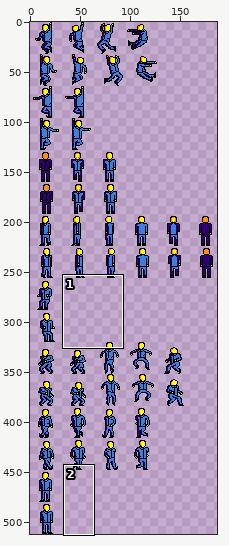
Edited in one commit: sprite sheet (textures/characters/player/Sprite 1.png). Above: a wide view before the commit, with the close-up outlined.
Close-up. Before:
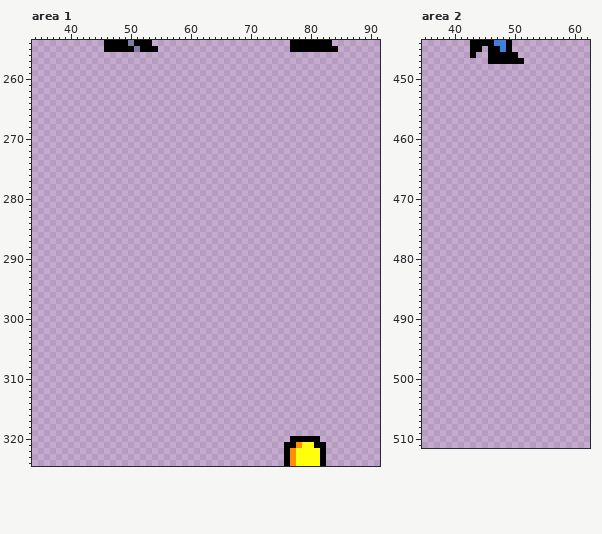
The file is 192x512 pixels. Shown: area 1: x 34..91, y 254..324; area 2: x 35..62, y 444..511. The wide view leaves out empty margins. The commit also changed other parts of the picture, which this record leaves out.
Now the later version:
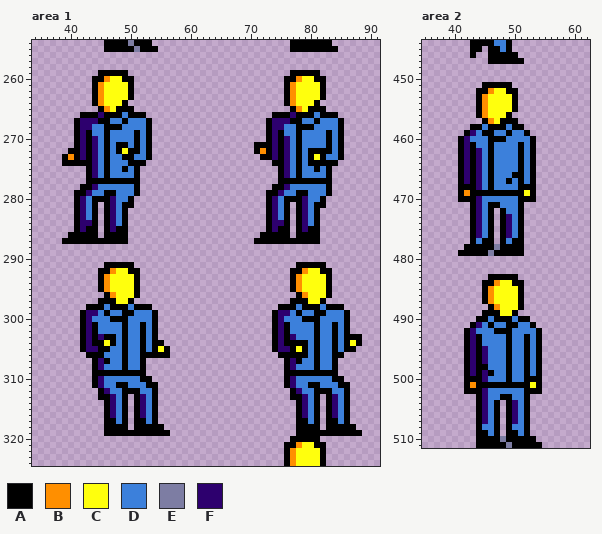
Palette (. is transparent): A #000000  B #ff8f00  C #ffff0d  D #3c80db  E #7d7da3  F #2d006e
Diff:
Changed rows in their new state; - is an unchanged pixel.
Area 1:
first column x 39:
259 ------AAAAA---------------------------AAAAA----
260 -----AABCCAA-------------------------AABCCAA---
261 -----ABCCCCA-------------------------ABCCCCA---
262 -----ABCCCCA-------------------------ABCCCCA---
263 -----ABCCCCA-------------------------ABCCCCA---
264 -----ABCCCA--------------------------ABCCCA----
265 ------ABCAAA--------------------------ABCAAA---
266 ---AAAFAAADAAA---------------------AAAFAAADAAA-
267 --AFFFAADDADDDA-------------------AFFFAADDADDDA
268 --AFFDDAAADDDDA-------------------AFFDDAAADDDDA
269 --AFADDADDDDADA-------------------AFADDADDDDADA
270 --AFAFDADDDDADA-------------------AFAFDADDDDADA
271 --AFAFDADAADADA-----------------AAAFAFDADDDDADA
272 -AAFAFDADACAADA-----------------ABAFAFDADAAAADA
273 ABAFAFDADDAADDA------------------AAFAFDADACADDA
274 AAAAAFDADDDAAA---------------------AAFDADAAAAA-
275 ----AFDADDADA-----------------------AFDADDADA--
276 ----AFDADDDDA-----------------------AFDADDDDA--
277 ----AAAAAAAAA-----------------------AAAAAAAAA--
278 ---AAFDDDDDDA----------------------AAFDDDDDDA--
279 --AAFDDAADDDA---------------------AAFDDAADDDA--
280 --AFDAAAFDDA----------------------AFDAAAFDDA---
281 --AFDA-AFDAA----------------------AFDA-AFDAA---
282 --AFDA-AFDA-----------------------AFDA-AFDA----
283 --AFDA-AFDA-----------------------AFDA-AFDA----
284 --AFFA-AFDA-----------------------AFFA-AFDA----
285 --AFAA-AFAA-----------------------AFAA-AFAA----
286 -AAAAA-AAAA----------------------AAAAA-AAAA----
287 AAAAAAAAAAA---------------------AAAAAAAAAAA----
first column x 42:
291 ----AAAAA---------------------------AAAAA------
292 ---AABCCAA-------------------------AABCCAA-----
293 ---ABCCCCA-------------------------ABCCCCA-----
294 ---ABCCCCA-------------------------ABCCCCA-----
295 ---ABCCCCA-------------------------ABCCCCA-----
296 ----ABCCCA--------------------------ABCCCA-----
297 ---AAACCA--------------------------AAACCA------
298 -AAADAAADAAA---------------------AAADAAADAAA---
299 AFFDADDAADDDA-------------------AFFDADDAADDDA--
300 AFDDDAAADDDDA-------------------AFDDDAAADDDDA--
301 AFADDDDADDADA-------------------AFADDDDADDADA--
302 AFADDDDADDADA-------------------AFADDDDADDADA--
303 AFAFAADADDADA-------------------AFAFDDDADDADAAA
304 AFAACADADDADAA------------------AFAAAADADDADACA
305 AFFAADDADDADACA-----------------AFFACADADDADAA-
306 -AAADDDADDAAAAA------------------AAAAADADDAA---
307 --AFADDADDA-----------------------AFADDADDA----
308 --AFDDDADDA-----------------------AFDDDADDA----
309 --AAAAAAAAA-----------------------AAAAAAAAA----
310 --AFDDDDDDAA----------------------AFDDDDDDAA---
311 --AFDDAADDDAA---------------------AFDDAADDDAA--
312 ---AFDDAAADDA----------------------AFDDAAADDA--
313 ---AAFDA-AFDA----------------------AAFDA-AFDA--
314 ----AFDA-AFDA-----------------------AFDA-AFDA--
315 ----AFDA-AFDA-----------------------AFDA-AFDA--
316 ----AFDA-AFDA-----------------------AFDA-AFDA--
317 ----AADA-AADA-----------------------AADA-AADA--
318 ----AAAA-AAAAA----------------------AAAA-AAAAA-
319 ----AAAAAAAAAAA---------------------AAAAAAAAAAA
Area 2:
first column x 41:
451 ----AAAAA----
452 ---AABCCAA---
453 ---ABCCCCA---
454 ---ABCCCCA---
455 ---ABCCCCA---
456 ---ABCCCA----
457 ----ABCAAA---
458 --AADAAADAA--
459 -AFDAADDADDA-
460 AFDDDAAADDDDA
461 AFADDADDDDADA
462 AFAFDADDDDADA
463 AFAFDADDDDADA
464 AFAFDADDDDADA
465 AFAFDADDDDADA
466 AFAFDADDDAADA
467 AFAFDADDADADA
468 AAAFDADDDDAAA
469 ABAAAAAAAAACA
470 AAAFDDDDDDAAA
471 --AFDAADDDA--
472 --AFDA-ADDA--
473 --AFDA-AFDA--
474 --AFDA-AFDA--
475 --AFDA-AFDA--
476 --AFDA-AFDA--
477 --ADAA-ADAA--
478 -AAAAAEAAAA--
479 AAAAAEAAAAA--
first column x 42:
483 ----AAAAA----
484 ---AABCCAA---
485 ---ABCCCCA---
486 ---ABCCCCA---
487 ---ABCCCCA---
488 ----ABCCCA---
489 ---AAACCA----
490 --AADAAADAA--
491 -AFDADDAADDA-
492 AFDDDAAADDDDA
493 AFADDDDADDADA
494 AFADDDDADDADA
495 AFAFDDDADDADA
496 AFAFDDDADDADA
497 AFAFDDDADDADA
498 AFAADDDADDADA
499 AFAFADDADDADA
500 AAAFDDDADDAAA
501 ABAAAAAAAAACA
502 AAAFDDDDDDAAA
503 --AFDDAADDA--
504 --AFDA-AFDA--
505 --AFDA-AFDA--
506 --AFDA-AFDA--
507 --AFDA-AFDA--
508 --ADDA-ADDA--
509 --AADA-AADA--
510 --AAAAEAAAAA-
511 --AAAAAEAAAAA
Pixel boxes of the changes (left, top, right, bottom) in both close-ups:
added: (62, 70, 170, 436)
added: (254, 70, 362, 436)
added: (458, 82, 536, 256)
added: (464, 274, 542, 448)
